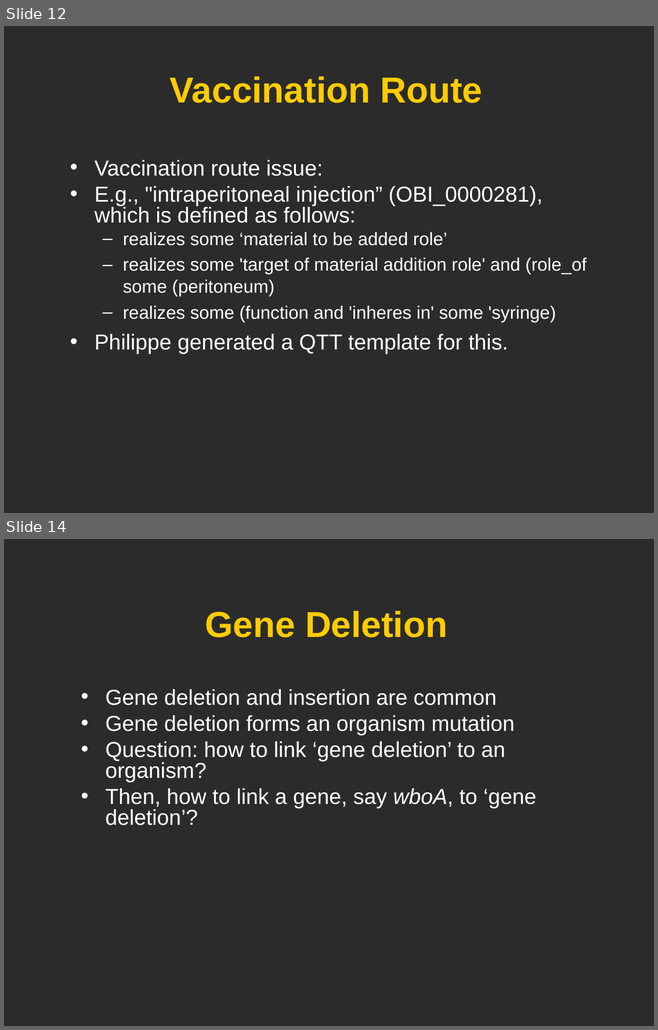
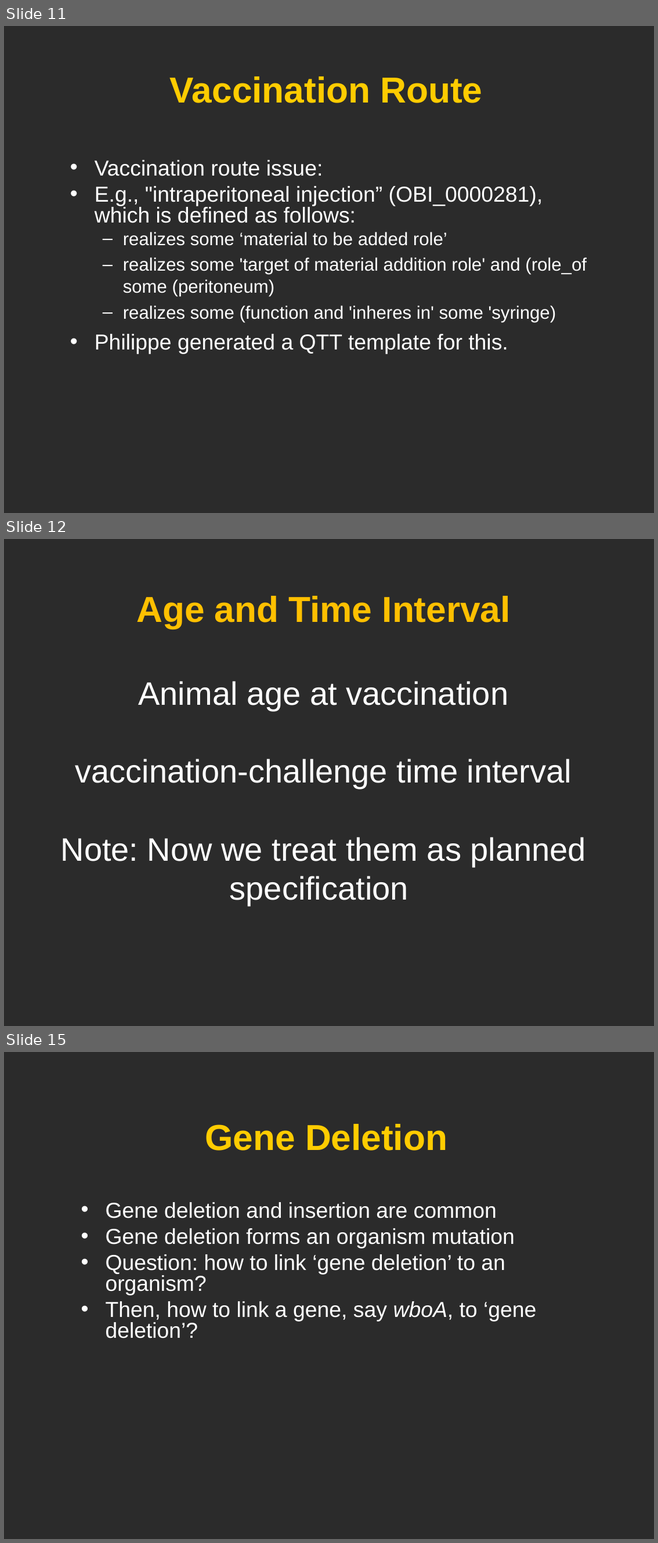
Before and after one commit to obi-ontology/obi-legacy-svn, a slide deck: trunk/docs/developer/use cases/Vaccine_usercase_Vancouver2010.ppt. Shown one above the other, each under a label of ours: slides 12 and 14 before the commit, slides 11, 12 and 15 after it; the slides between them are not shown. The pictures are 658x1030 and 658x1543 pixels, drawn with LibreOffice and Linux fonts; fonts in the diff are those of the drawing; background and template pictures are left out; a plain dark background stands for a picture behind light text. Boxes give left, top, right and bottom in pixels: in the first picture for what was removed or moved away, otherwise in the second. Text is boxed around its words. In the diff, an @@ line names an element or a change of style, - is before the commit and + after.

```diff
--- a/trunk/docs/developer/use cases/Vaccine_usercase_Vancouver2010.ppt
+++ b/trunk/docs/developer/use cases/Vaccine_usercase_Vancouver2010.ppt
@@ slide 12 added at [4, 539, 654, 1026], background picture (left out) @@
@@ title added at [61, 596, 586, 906], 36 pt, text #FFFFFF @@
+Age and Time Interval
+Animal age at vaccination
+vaccination-challenge time interval
+Note: Now we treat them as planned specification
@@ what was slide 12 is now slide 11 @@
@@ what was slide 14 is now slide 15 @@
```
Also in this commit, not shown: 5 slides changed.
